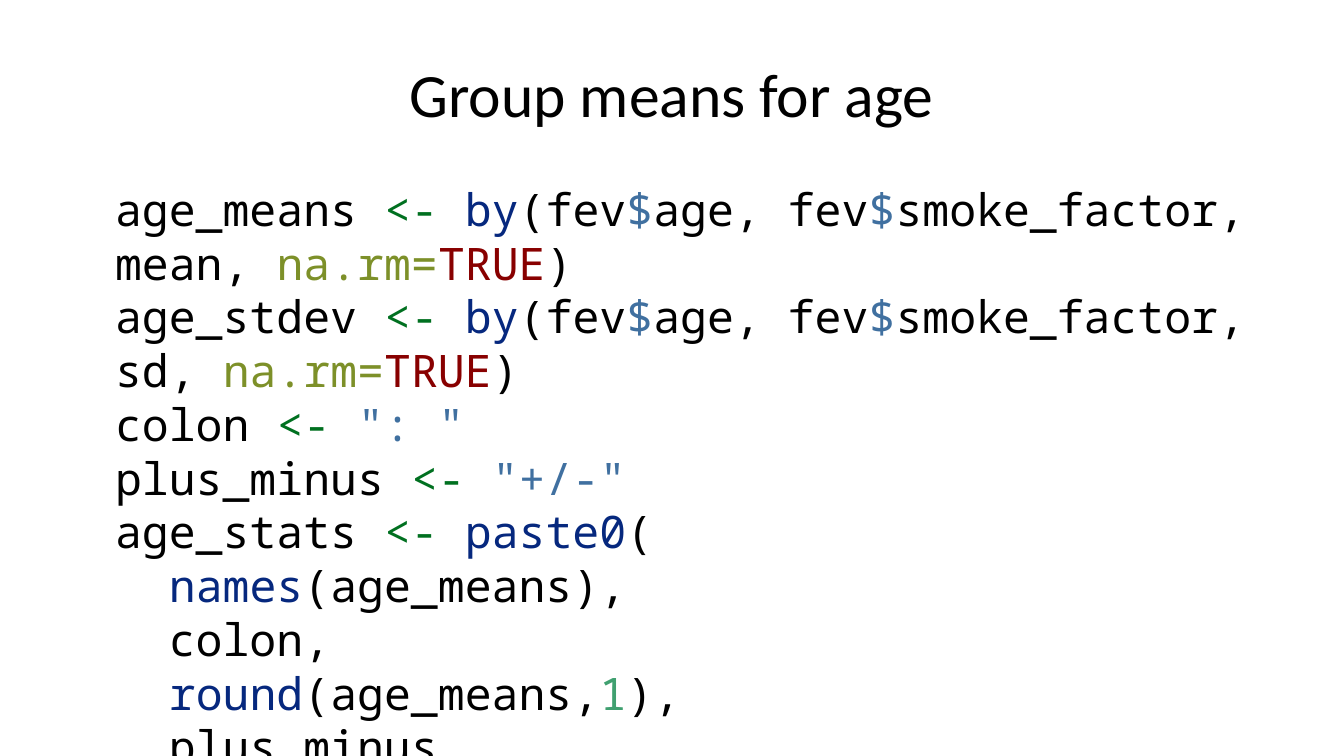
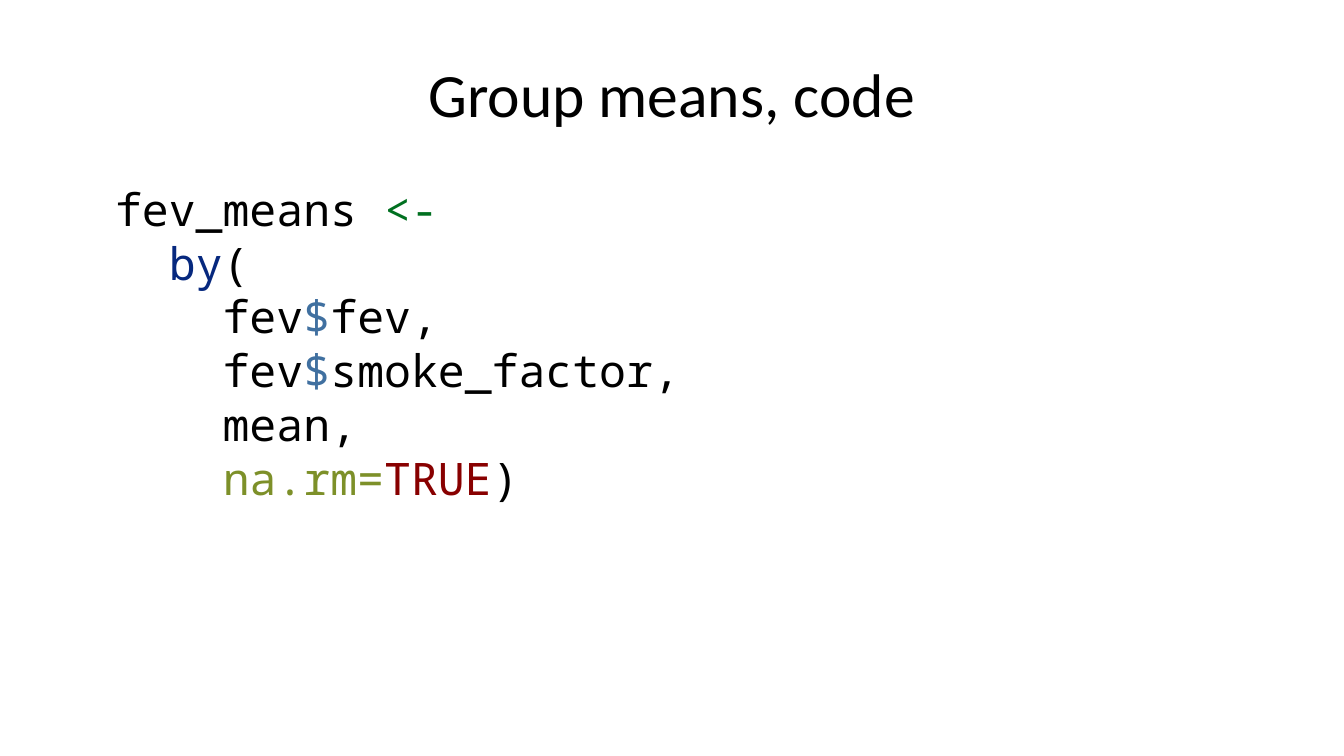
Before and after one commit to pmean/classes, a slide deck: slide 23 of introduction-to-r/results/v05-slides-and-speaker-notes.pptx (slide 28 before the commit). Drawn at 1344x756 pixels with LibreOffice and Linux fonts; fonts in the diff are those of the drawing. Boxes give left, top, right and bottom in pixels: in the first picture for what was removed or moved away, otherwise in the second. Text is boxed around its words. In the diff, an @@ line names an element or a change of style, - is before the commit and + after.

```diff
--- a/introduction-to-r/results/v05-slides-and-speaker-notes.pptx
+++ b/introduction-to-r/results/v05-slides-and-speaker-notes.pptx
@@ title at box(428, 74, 915, 127): text changed @@
-Group means for age
+Group means, code
@@ text at box(115, 191, 680, 502): text changed @@
-age_means <- by(fev$age, fev$smoke_factor, mean, na.rm=TRUE)
-age_stdev <- by(fev$age, fev$smoke_factor, sd, na.rm=TRUE)
-colon <- ": "
-plus_minus <- "+/-"
-age_stats <- paste0(
-names(age_means),
-colon,
-round(age_means,1),
-plus_minus,
-round(age_stdev,1),
-sep="")
+fev_means <-
+by(
+fev$fev,
+fev$smoke_factor,
+mean,
+na.rm=TRUE)
```
Also in this commit, not shown: 7 other slides changed, 2 slides added, 10 other files.
